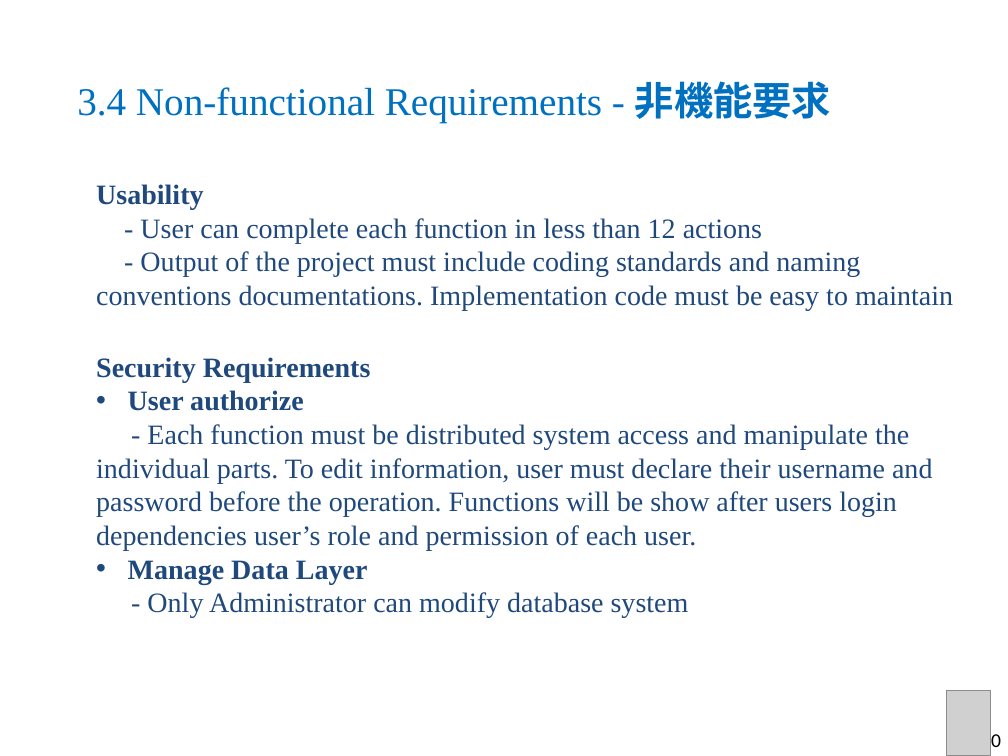
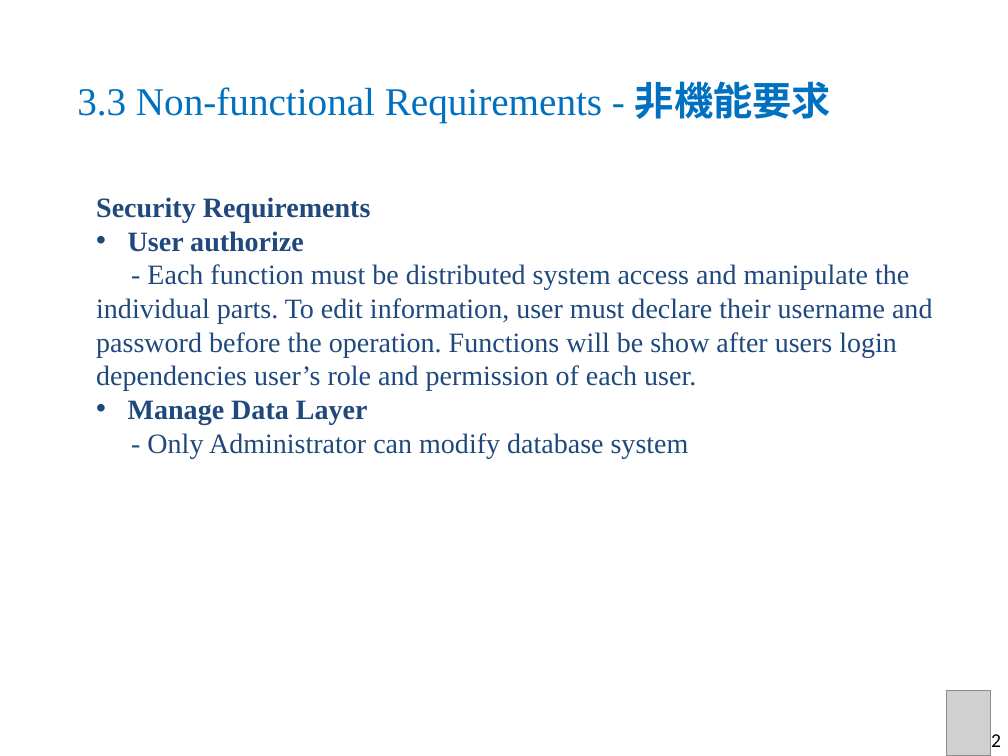
Before and after one commit to sangnvus/2015FALLJS01, a slide deck: slide 35 of WIP/Documents/Report 6/DDL_Slide_v1.1.pptx (slide 34 before the commit). Drawn at 1008x756 pixels with LibreOffice and Linux fonts; fonts in the diff are those of the drawing; grey boxes stand for pictures; background and template pictures are left out. Boxes give left, top, right and bottom in pixels: in the first picture for what was removed or moved away, otherwise in the second. Text is boxed around its words. In the diff, an @@ line names an element or a change of style, - is before the commit and + after.

```diff
--- a/WIP/Documents/Report 6/DDL_Slide_v1.1.pptx
+++ b/WIP/Documents/Report 6/DDL_Slide_v1.1.pptx
@@ title at <box>77,81,831,122</box>: text changed @@
-3.4 Non-functional Requirements - 非機能要求
+3.3 Non-functional Requirements - 非機能要求
@@ text "Security Requirements": place and size @@
-text "Security Requirements" at <box>96,357,932,618</box>
+text "Security Requirements" at <box>96,197,932,458</box>
@@ text removed at <box>96,184,953,310</box> @@
-    Usability
-    - User can complete each function in less than 12 actions
-    - Output of the project must include coding standards and naming conventions documentations. Implementation code must be easy to maintain
@@ text in ellipse at <box>981,730,1001,752</box>: text changed @@
-30
+32
```
Also in this commit, not shown: 30 other slides changed, 1 slide added.
